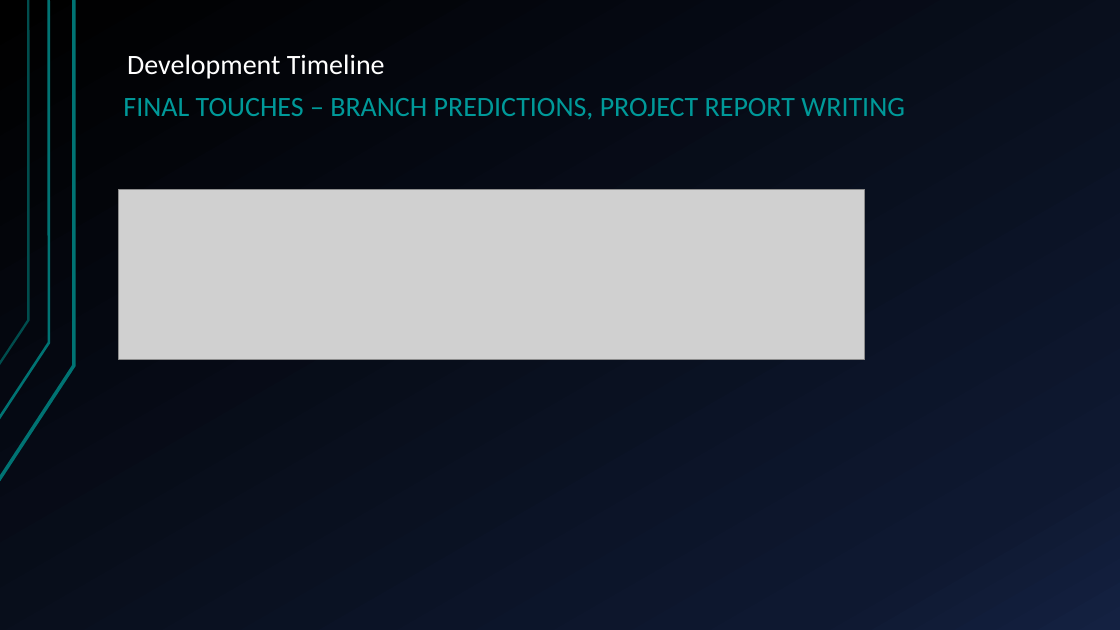
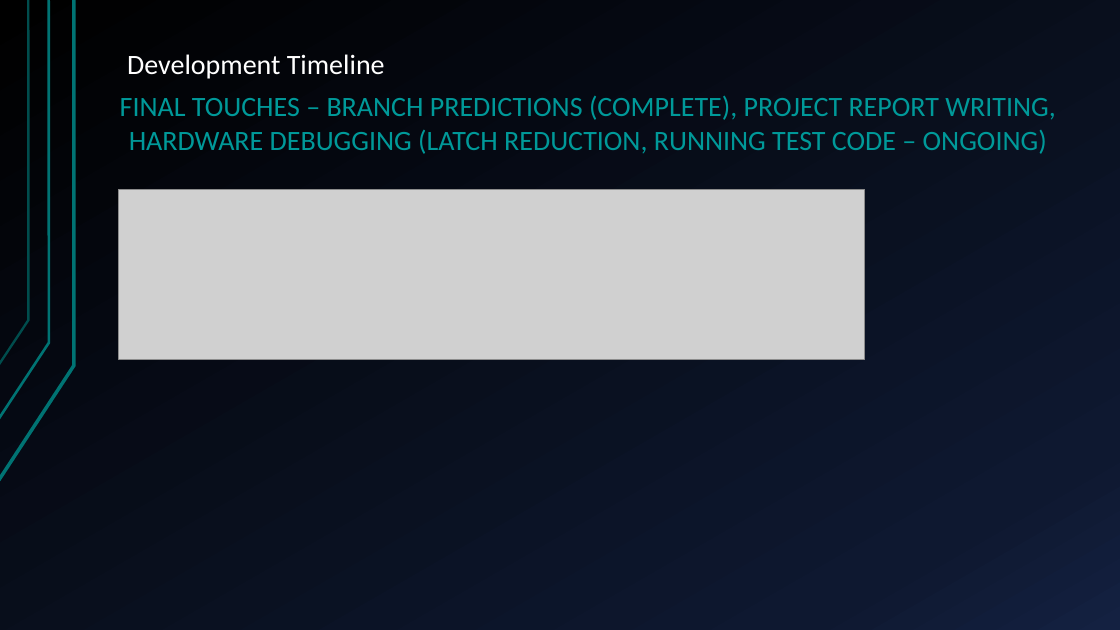
Before and after one commit to HansSanitizer/CENG-450-Project, a slide deck: slide 26 of Documentation/Long-Mann 16-Bit RISC Processor.pptx (slide 15 before the commit). Drawn at 1120x630 pixels with LibreOffice and Linux fonts; fonts in the diff are those of the drawing; grey boxes stand for pictures. Boxes give left, top, right and bottom in pixels: in the first picture for what was removed or moved away, otherwise in the second. Text is boxed around its words. In the diff, an @@ line names an element or a change of style, - is before the commit and + after.

```diff
--- a/Documentation/Long-Mann 16-Bit RISC Processor.pptx
+++ b/Documentation/Long-Mann 16-Bit RISC Processor.pptx
@@ text at bbox=[120, 96, 1056, 154]: text changed @@
-FINAL TOUCHES – BRANCH PREDICTIONS, PROJECT REPORT WRITING
+FINAL TOUCHES – BRANCH PREDICTIONS (COMPLETE), PROJECT REPORT WRITING, HARDWARE DEBUGGING (LATCH REDUCTION, RUNNING TEST CODE – ONGOING)
```
Also in this commit, not shown: 3 other slides changed, 14 slides added, 1 slide removed.
